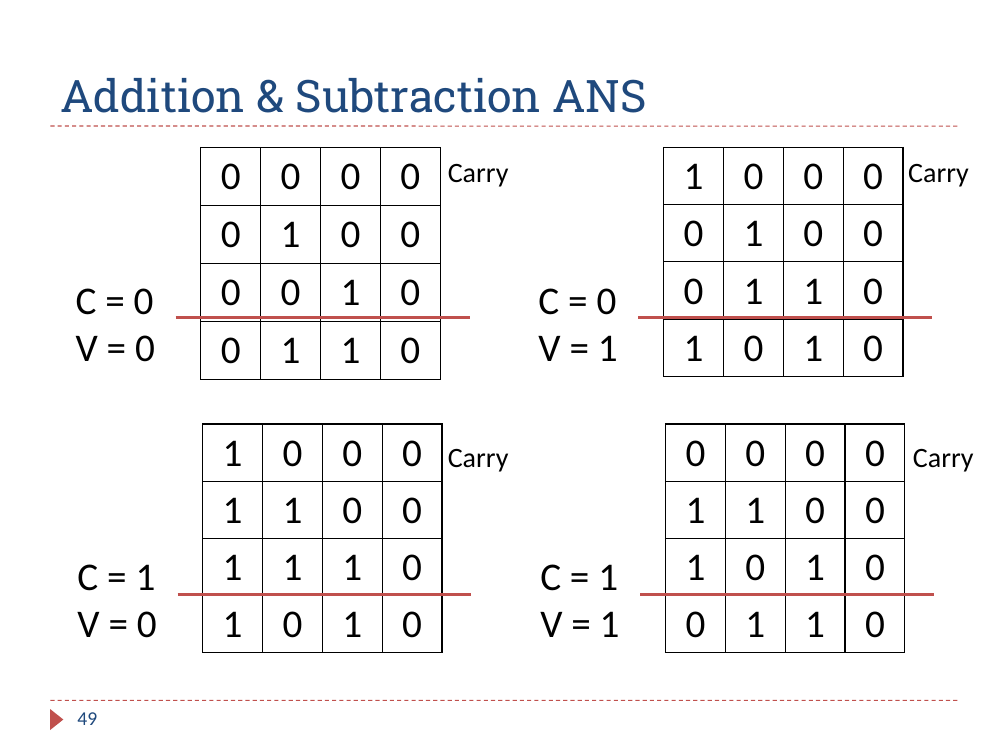
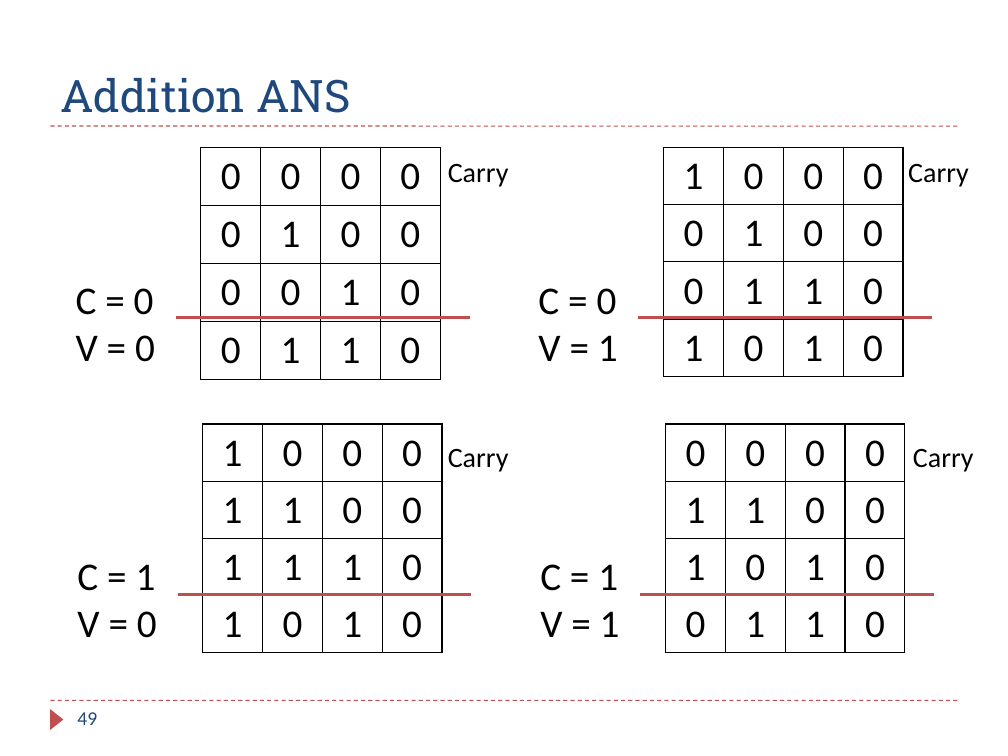
Before and after one commit to guhofstra/CSC111Fa26, a slide deck: slide 49 of PPTs/Ch4_ARM_Arithmetic_Logic_Exercises_ANS.pptx. Drawn at 1008x756 pixels with LibreOffice and Linux fonts; fonts in the diff are those of the drawing. Boxes give left, top, right and bottom in pixels: in the first picture for what was removed or moved away, otherwise in the second. Text is boxed around its words. In the diff, an @@ line names an element or a change of style, - is before the commit and + after.

```diff
--- a/PPTs/Ch4_ARM_Arithmetic_Logic_Exercises_ANS.pptx
+++ b/PPTs/Ch4_ARM_Arithmetic_Logic_Exercises_ANS.pptx
@@ title at [60, 78, 351, 113]: text changed @@
-Addition & Subtraction ANS
+Addition ANS
```
Also in this commit, not shown: 4 other slides changed, 1 other file.
